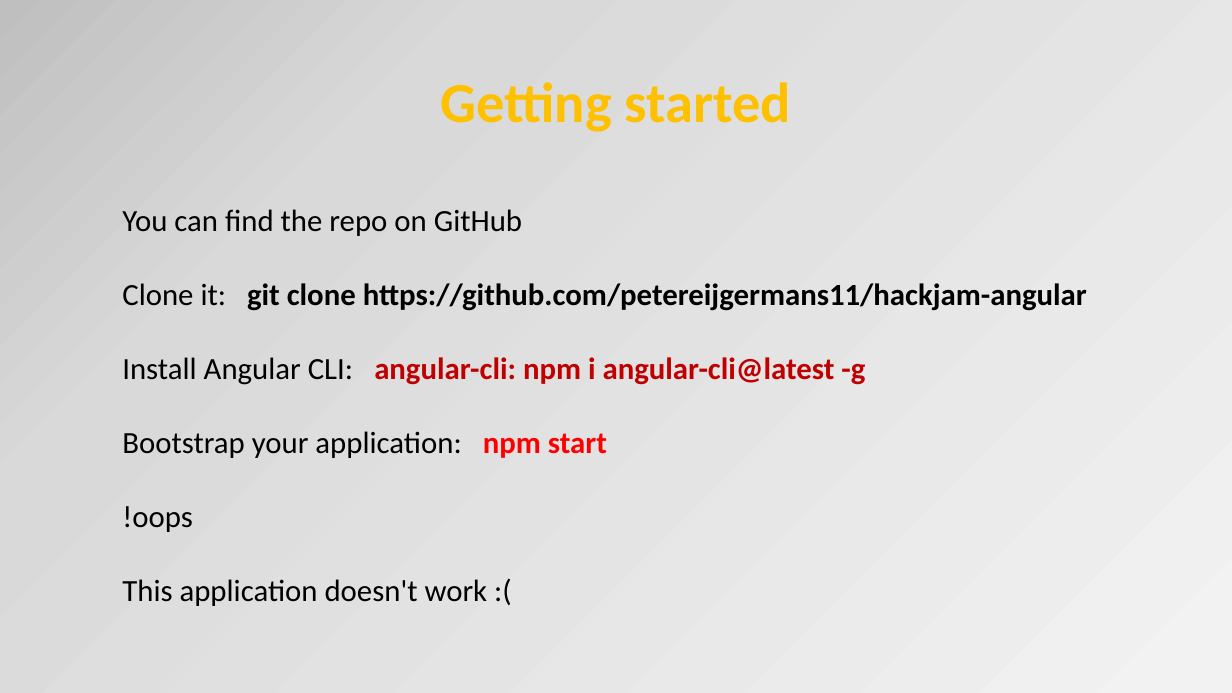
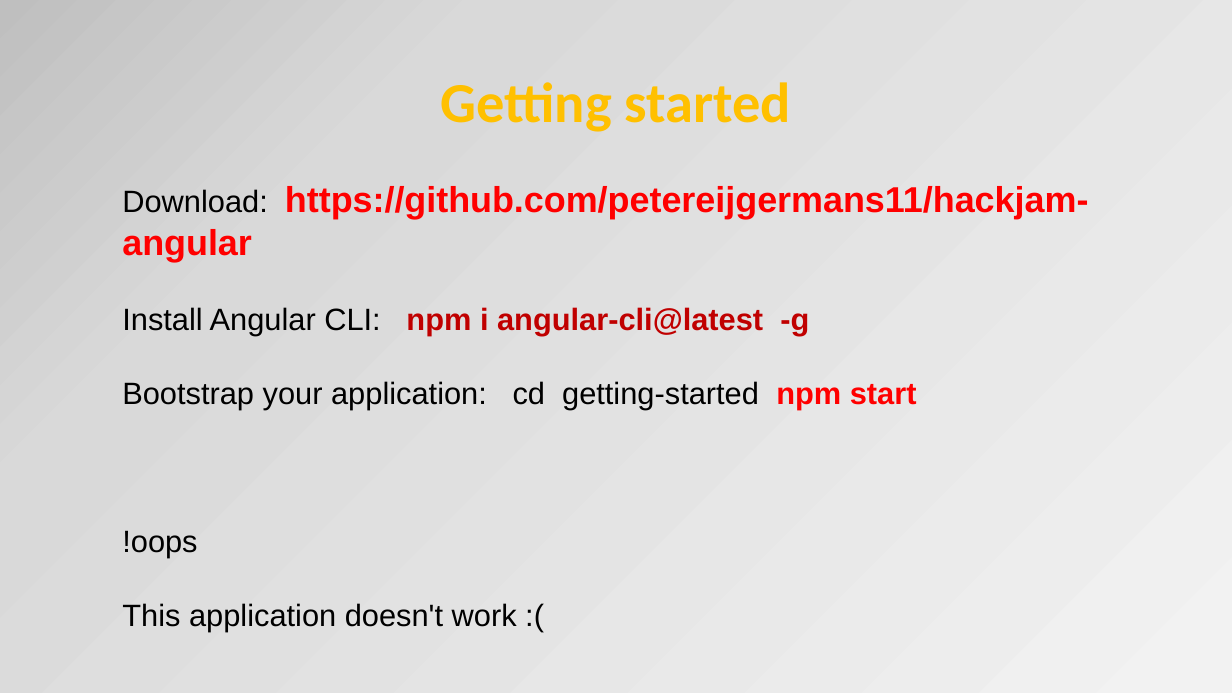
Before and after one commit to Ordina-JTech/hackjam-angular, a slide deck: slide 30 of Angular2.pptx. Drawn at 1232x693 pixels with LibreOffice and Linux fonts; fonts in the diff are those of the drawing. Boxes give left, top, right and bottom in pixels: in the first picture for what was removed or moved away, otherwise in the second. Text is boxed around its words. In the diff, an @@ line names an element or a change of style, - is before the commit and + after.

Commit message:
changed PPT

```diff
--- a/Angular2.pptx
+++ b/Angular2.pptx
@@ text "Download: https://github.com/petereijgermans11/hackjam-angul ...": place and size @@
-text "Download: https://github.com/petereijgermans11/hackjam-angul ..." at bbox=[122, 209, 1087, 606]
+text "Download: https://github.com/petereijgermans11/hackjam-angul ..." at bbox=[122, 186, 1088, 631]
@@ text at bbox=[122, 186, 1088, 409]: text changed; font Calibri to Arial @@
-You can find the repo on GitHub
-Clone it: git clone https://github.com/petereijgermans11/hackjam-angular
-Install Angular CLI: angular-cli: npm i angular-cli@latest -g
-Bootstrap your application: npm start
+Download: https://github.com/petereijgermans11/hackjam-angular
+Install Angular CLI: npm i angular-cli@latest -g
+Bootstrap your application: cd getting-started npm start
@@ text at bbox=[122, 530, 517, 631]: font Calibri to Arial in "!oops", "This application doesn't work :(" @@
```
Also in this commit, not shown: 3 other slides changed.
